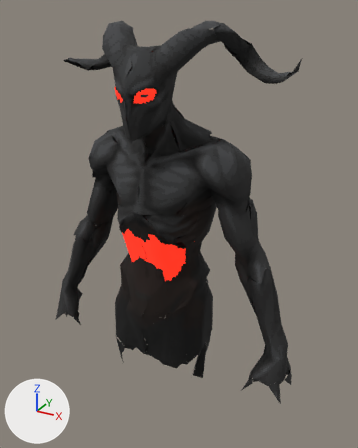
The glTF model assets/wekufe/3d/wekufe_animado.glb: old version first, new version second.
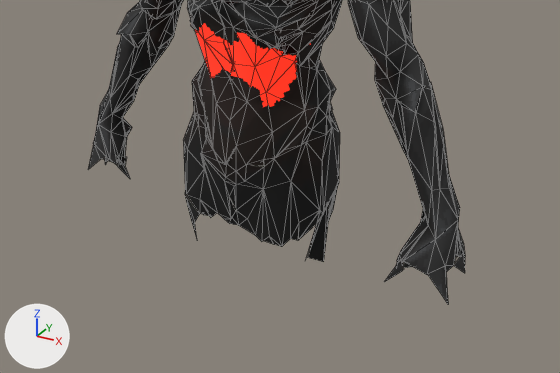
Each version appears first whole from a camera (50 mm lens) standing at (0.365, -0.608, 1.017) and looking at (0.02, 0.019, 0.704), and next in a close-up on the part from 0% to 98% of the width and 48% to 100% of the height. Arrows for +X, +Y and +Z are at lower left; the lights stay in place. The first two pictures are the older version. The close-ups show mesh edges as thin lines. Where no turn or scale is listed for an object, it has been applied to the vertices. Vertices at exactly the same position are counted once.

In view in the first close-up: 'tripo_node_71ad0a76-1d35-45cb-a86a-91df723902d9'.
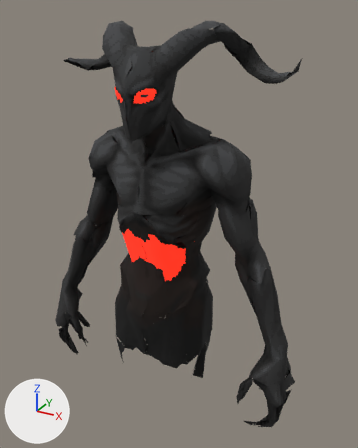
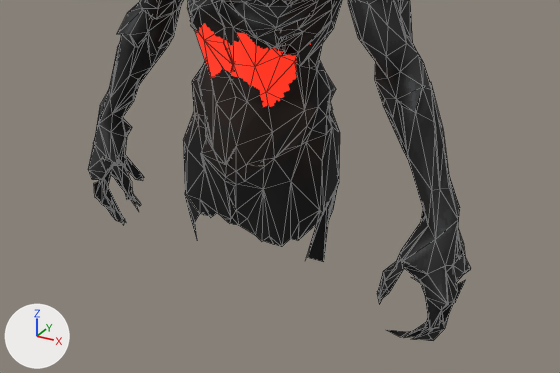
Edits to the scene script, one JSON object a line:
```json
{"block": "me_tripo_mesh_71ad0a76_1d35_45cb_a86a_91df723902d9", "where": "# used by ob_tripo_node_71ad0a76_1d35_45cb_a86a_91df723902d9; location = (0.0, 0.0, 0.0)"}
{"op": "remove", "block": "me_tripo_mesh_71ad0a76_1d35_45cb_a86a_91df723902d9", "code": "me_tripo_mesh_71ad0a76_1d35_45cb_a86a_91df723902d9.from_pydata(...)  # 1341 vertices, 1665 faces; spans x -0.227..0.224, y -0.086..0.085, z 0.42..1.0"}
{"op": "add", "block": "me_tripo_mesh_71ad0a76_1d35_45cb_a86a_91df723902d9", "code": "me_tripo_mesh_71ad0a76_1d35_45cb_a86a_91df723902d9.from_pydata(...)  # 1526 vertices, 1877 faces; spans x -0.227..0.227, y -0.086..0.085, z 0.376..1.0"}
{"block": "me_tripo_mesh_71ad0a76_1d35_45cb_a86a_91df723902d9", "change": "me_tripo_mesh_71ad0a76_1d35_45cb_a86a_91df723902d9 part 1"}
{"block": "me_tripo_mesh_71ad0a76_1d35_45cb_a86a_91df723902d9", "change": "86 vertices are added at x -0.226..-0.152, y -0.038..0.035, z 0.384..0.495"}
{"block": "me_tripo_mesh_71ad0a76_1d35_45cb_a86a_91df723902d9", "change": "95 new faces join them"}
{"block": "me_tripo_mesh_71ad0a76_1d35_45cb_a86a_91df723902d9", "change": "me_tripo_mesh_71ad0a76_1d35_45cb_a86a_91df723902d9 part 2"}
{"block": "me_tripo_mesh_71ad0a76_1d35_45cb_a86a_91df723902d9", "change": "99 vertices are added at x 0.152..0.227, y -0.04..0.036, z 0.376..0.491"}
{"block": "me_tripo_mesh_71ad0a76_1d35_45cb_a86a_91df723902d9", "change": "117 new faces join them"}
```

Changed parts and their boxes (x1, y1, x2, y2) in the close-ups (560 x 373 px):
```json
{"object": "tripo_node_71ad0a76-1d35-45cb-a86a-91df723902d9", "change": "reshaped", "before": [88, 0, 465, 304], "after": [88, 0, 471, 341]}
{"part": 1, "of": "me_tripo_mesh_71ad0a76_1d35_45cb_a86a_91df723902d9", "change": "added", "after": [88, 155, 144, 225]}
{"part": 2, "of": "me_tripo_mesh_71ad0a76_1d35_45cb_a86a_91df723902d9", "change": "added", "after": [377, 257, 471, 341]}
```
